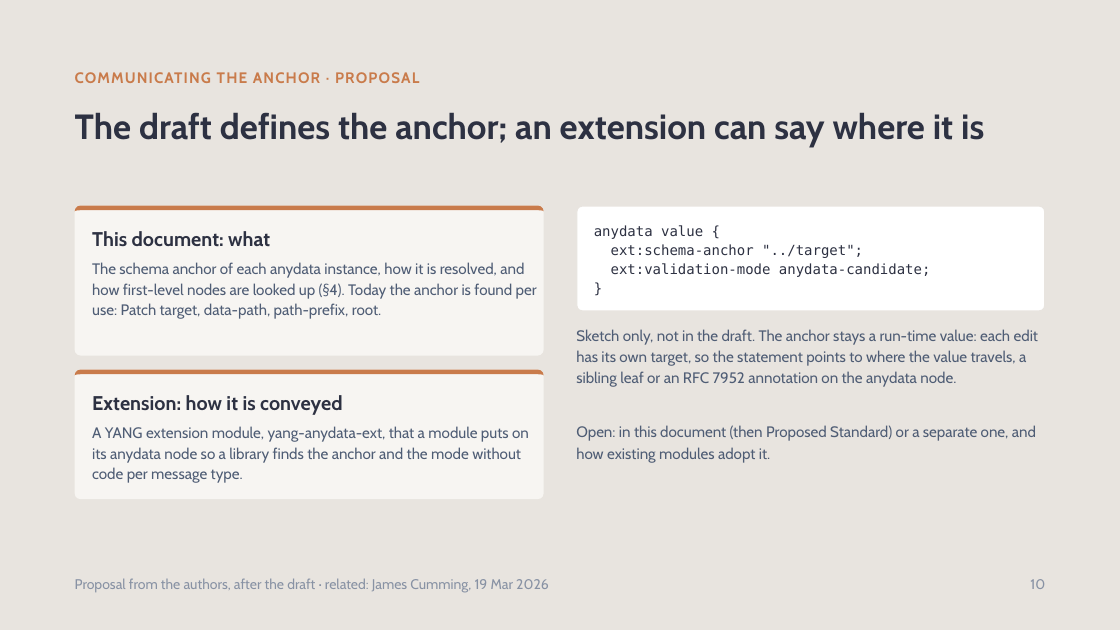
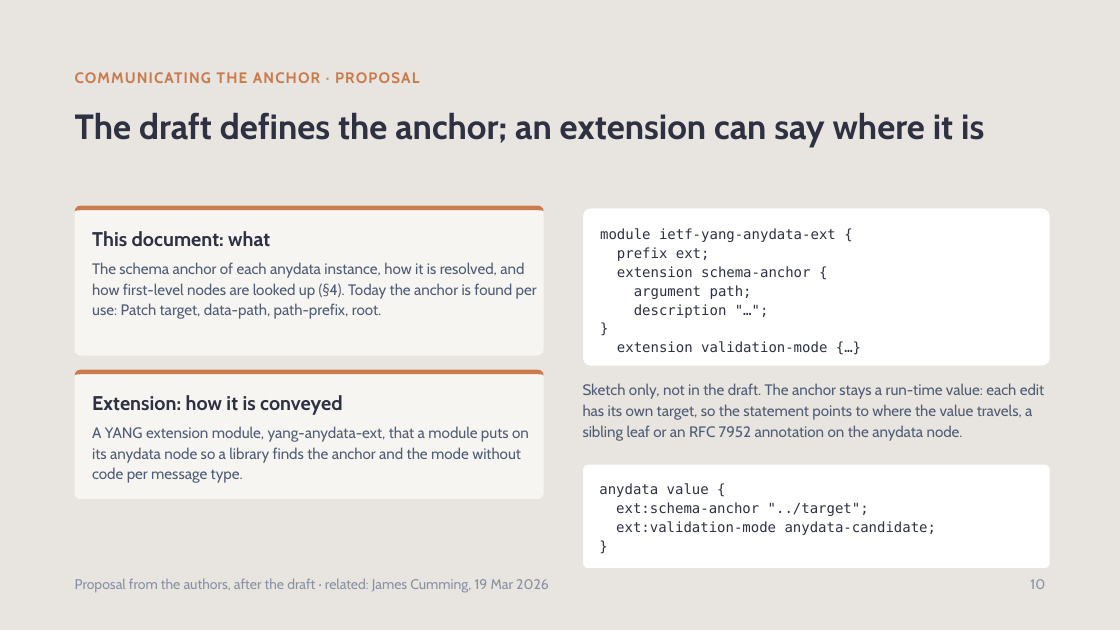
Before and after one commit to network-analytics/ietf-network-analytics-document-status, a slide deck: slide 10 of 127/NETMOD/draft-netana-netmod-yang-anydata-validation-00.pptx. Drawn at 1120x630 pixels with LibreOffice and Linux fonts; fonts in the diff are those of the drawing. Boxes give left, top, right and bottom in pixels: in the first picture for what was removed or moved away, otherwise in the second. Text is boxed around its words. In the diff, an @@ line names an element or a change of style, - is before the commit and + after.

Commit message:
Update based anydata slides on hackathon feedback

```diff
--- a/127/NETMOD/draft-netana-netmod-yang-anydata-validation-00.pptx
+++ b/127/NETMOD/draft-netana-netmod-yang-anydata-validation-00.pptx
@@ rounded rectangle added at (582,208,1050,366), fill #FFFFFF, outline #E8E4DF 1 pt, 12 pt, text #2D3142 @@
+module ietf-yang-anydata-ext {
+prefix ext;
+extension schema-anchor {
+argument path;
+description "…";
+}
+extension validation-mode {…}
@@ text "Sketch only, not in the ...": place and size @@
-text "Sketch only, not in the ..." at (576,329,1038,387)
+text "Sketch only, not in the ..." at (583,383,1044,441)
@@ text removed at (576,425,1036,462) @@
-Open: in this document (then Proposed Standard) or a separate one, and how existing modules adopt it.
@@ rounded rectangle "anydata value {": place and size @@
-rounded rectangle "anydata value {" at (577,206,1045,311)
+rounded rectangle "anydata value {" at (582,464,1050,569)
```
Also in this commit, not shown: 3 other slides changed, 1 other file.
